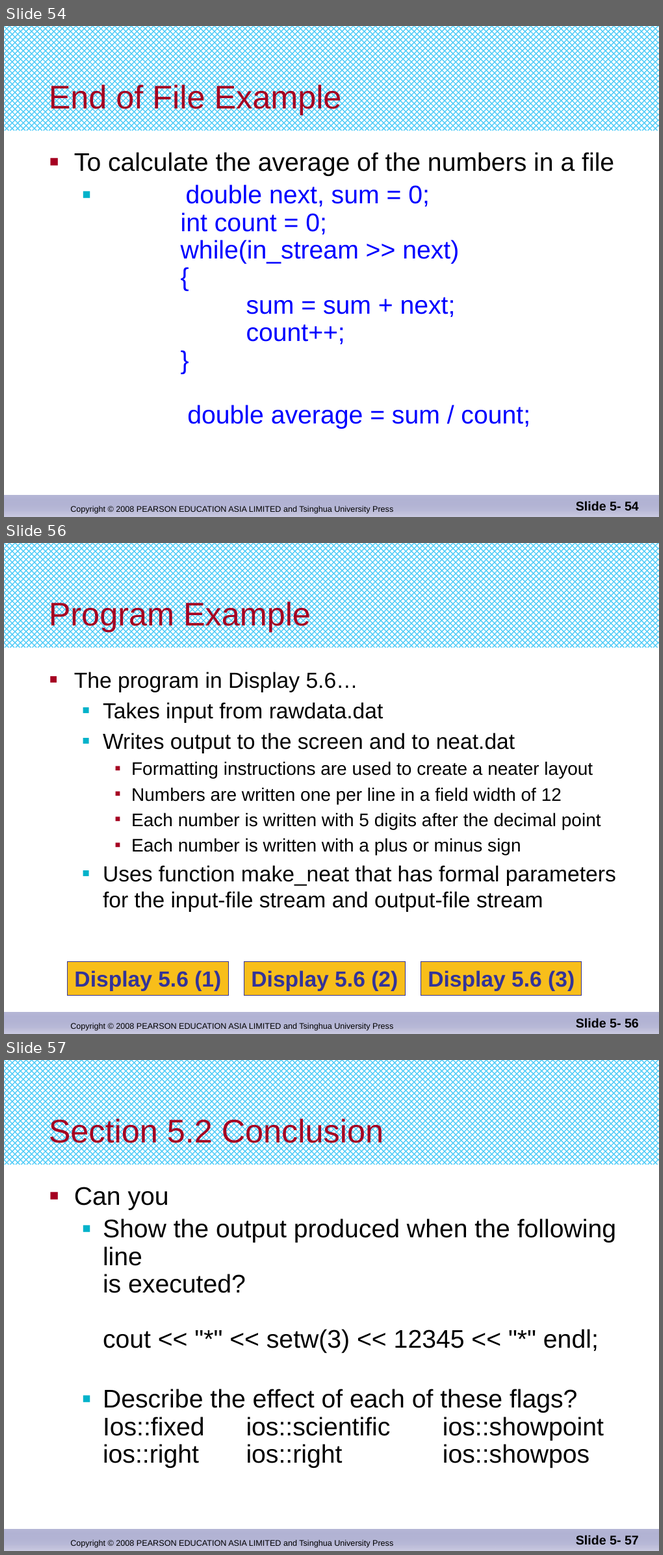
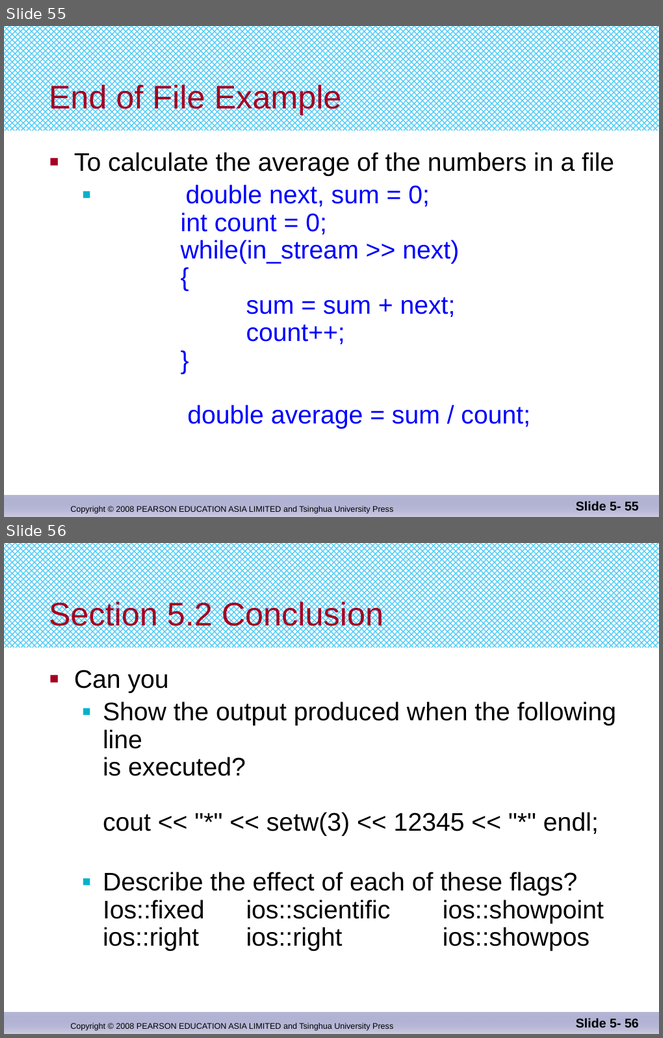
Before and after one commit to djuanbei/CPLUSPLUS, a slide deck: ppt/Chapter 6.pptx. Shown one above the other, each under a label of ours: slides 54, 56 and 57 before the commit, slides 55 and 56 after it; the slides between them are not shown. The pictures are 663x1555 and 663x1038 pixels, drawn with LibreOffice and Linux fonts; fonts in the diff are those of the drawing. Boxes give left, top, right and bottom in pixels: in the first picture for what was removed or moved away, otherwise in the second. Text is boxed around its words. In the diff, an @@ line names an element or a change of style, - is before the commit and + after.

```diff
--- a/ppt/Chapter 6.pptx
+++ b/ppt/Chapter 6.pptx
@@ slide 56 removed at (x1=4, y1=543, x2=659, y2=1034), background #FFFFFF; not listed: 3 template elements that a slide beside it also shows @@
@@ title removed at (x1=49, y1=600, x2=311, y2=632) @@
-Program Example
@@ text removed at (x1=74, y1=672, x2=616, y2=912) @@
-■ The program in Display 5.6…
-  ■ Takes input from rawdata.dat
-  ■ Writes output to the screen and to neat.dat
-    ■ Formatting instructions are used to create a neater layout
-    ■ Numbers are written one per line in a field width of 12
-    ■ Each number is written with 5 digits after the decimal point
-    ■ Each number is written with a plus or minus sign
-  ■ Uses function make_neat that has formal parameters
-    for the input-file stream and output-file stream
@@ rectangle removed at (x1=68, y1=962, x2=228, y2=996) @@
-Display 5.6 (1)
@@ rectangle removed at (x1=244, y1=962, x2=405, y2=996) @@
-Display 5.6 (2)
@@ rectangle removed at (x1=421, y1=962, x2=582, y2=996) @@
-Display 5.6 (3)
@@ page number removed at (x1=576, y1=1018, x2=639, y2=1028) @@
-Slide 5- 56
@@ what was slide 54 is now slide 55 @@
@@ page number at (x1=576, y1=501, x2=639, y2=511): text changed @@
-Slide 5- 54
+Slide 5- 55
@@ what was slide 57 is now slide 56 @@
@@ page number at (x1=576, y1=1018, x2=639, y2=1028): text changed @@
-Slide 5- 57
+Slide 5- 56
```
Also in this commit, not shown: 4 slides changed, 1 slide added, 1 other slide removed.
